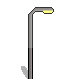
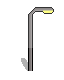
Two versions of the same layered image (64 × 80). Layer-by-layer changes:
painted on "layer" over [28, 71, 33, 79]
painted on "layer #1" over [21, 58, 29, 79]
